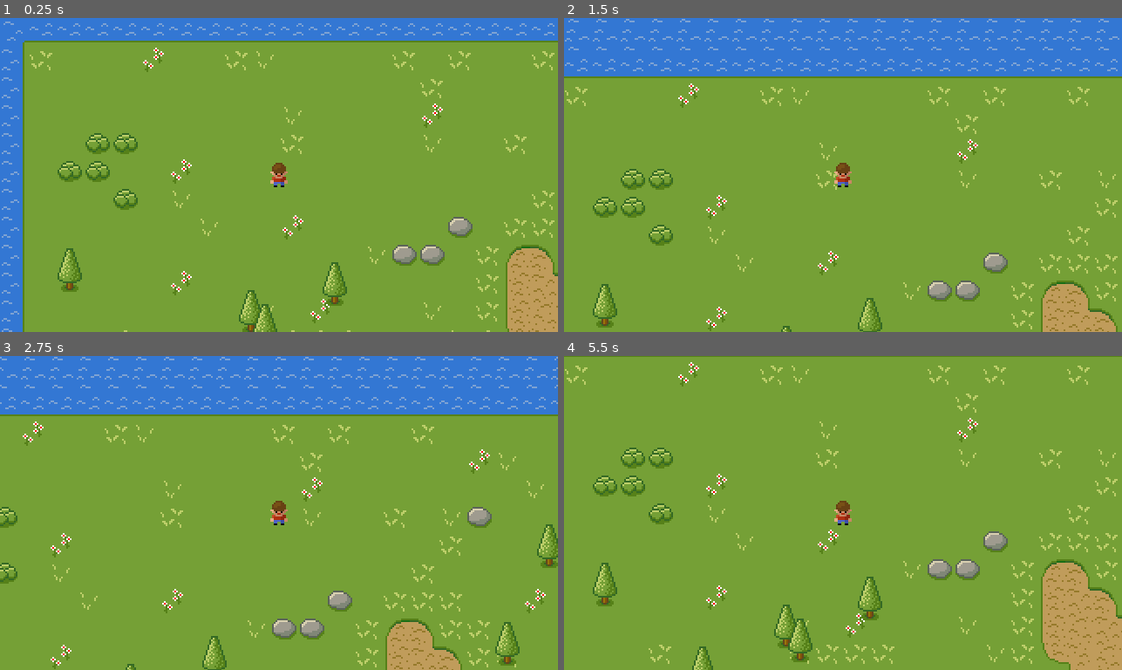
Above: before the commit, frames 1-4 (two rows, left to right).
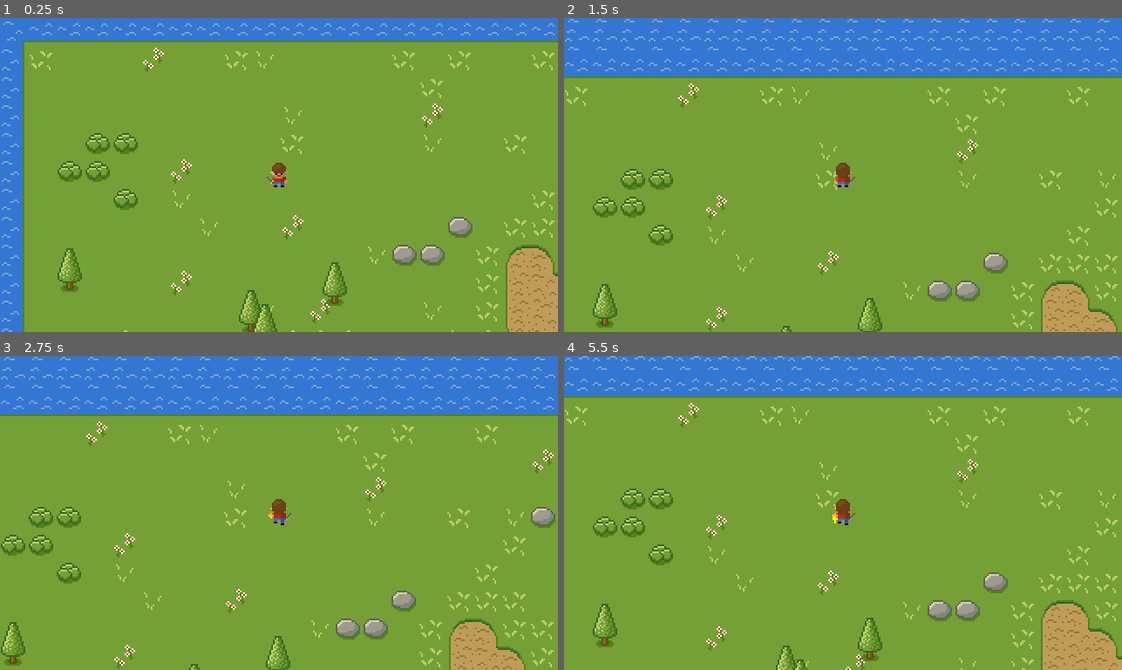
Above: after the commit, the same moments.

Repository: davidepesce/SimpleRPG
Game: Godot game, scene res://Scenes/Main.tscn
The game is run twice, just before and just after one commit, with the same random seed, the same clock (stepped at 60 frames per second) and the same inputs.
Inputs (mouse positions are in pixels of both pictures, inside the frame that each line leads up to):
- Up to frame 1 (0.25 s): no input
- Up to frame 2 (1.5 s): tap Enter at 0.5 s; drag from (843, 175) to (898, 105) at 0.52 s; drag from (731, 190) to (815, 237) at 1.27 s
- Up to frame 3 (2.75 s): tap Space (attack, bound only after the commit) at 2 s; move the mouse to (334, 443) at 2.02 s; hold Right (ui_right) from 2.03 s (still down); hold Space (attack, bound only after the commit) from 2.03 s (still down); tap Ctrl (fireball, bound only after the commit) at 2.3 s
- Up to frame 4 (5.5 s): release Right (ui_right) at 2.75 s; release Space (attack, bound only after the commit) at 2.75 s; drag from (815, 575) to (675, 465) at 2.77 s; tap Enter at 3.5 s; move the mouse to (1010, 560) at 3.52 s; hold Left (ui_left) 3.53-4.25 s; hold Space (attack, bound only after the commit) 3.53-4.25 s; tap Ctrl (fireball, bound only after the commit) at 3.8, 5.3 s; drag from (675, 465) to (759, 434) at 4.27 s; tap Space (attack, bound only after the commit) at 5 s; move the mouse to (870, 513) at 5.02 s; hold Down (ui_down) from 5.03 s (still down); hold Space (attack, bound only after the commit) from 5.03 s (still down); click (870, 513) at 5.17 s

The runs differ from the first frame. In frame 1, less than 0.1% of the frame differs, in the area x 47-50%, y 50-53%; in frame 2, less than 0.1%; in frame 3, 12%; in frame 4, 23%, in the area x 0-100%, y 0-100%.

Commit message:
Updated to tutorial 8

Diff:
--- a/Entities/Player/Player.gd
+++ b/Entities/Player/Player.gd
@@ -2,6 +2,10 @@
 
 # Player movement speed
 export var speed = 75
+
+# Animation variables
+var last_direction = Vector2(0, 1)
+var attack_playing = false
 
 # Player dragging flag
 var drag_enabled = false
@@ -17,7 +21,7 @@
 	if abs(direction.x) == 1 and abs(direction.y) == 1:
 		direction = direction.normalized()
 
-	# Apply movement
+	# Calculate movement
 	var movement = speed * direction * delta
 
 	# If dragging is enabled, use mouse position to calculate movement
@@ -25,9 +29,20 @@
 		var new_position = get_global_mouse_position()
 		movement = new_position - position;
 		if movement.length() > (speed * delta):
-			movement = speed * delta * movement.normalized()
+			direction = movement.normalized()
+			movement = speed * delta * direction
+		else:
+			direction = movement / speed
 
+	if attack_playing:
+		movement = 0.3 * movement
+
+	# Execute movement
 	move_and_collide(movement)
+
+	# Animate player based on direction
+	if not attack_playing:
+		animates_player(direction)
 
 
 func _input_event(viewport, event, shape_idx):
@@ -40,3 +55,45 @@
 	if event is InputEventMouseButton:
 		if event.button_index == BUTTON_LEFT and not event.pressed:
 			drag_enabled = false
+
+	if event.is_action_pressed("attack"):
+		attack_playing = true
+		var animation = get_animation_direction(last_direction) + "_attack"
+		$Sprite.play(animation)
+	elif event.is_action_pressed("fireball"):
+		attack_playing = true
+		var animation = get_animation_direction(last_direction) + "_fireball"
+		$Sprite.play(animation)
+
+
+func get_animation_direction(direction: Vector2):
+	var norm_direction = direction.normalized()
+	if norm_direction.y >= 0.707:
+		return "down"
+	elif norm_direction.y <= -0.707:
+		return "up"
+	elif norm_direction.x <= -0.707:
+		return "left"
+	elif norm_direction.x >= 0.707:
+		return "right"
+
+
+func animates_player(direction: Vector2):
+	if direction != Vector2.ZERO:
+		# gradually update last_direction to counteract the bounce of the analog stick
+		last_direction = 0.5 * last_direction + 0.5 * direction
+
+		# Choose walk animation based on movement direction
+		var animation = get_animation_direction(last_direction) + "_walk"
+
+		# Choose FPS based on movement speed and then play the walk animation
+		$Sprite.frames.set_animation_speed(animation, 2 + 8 * direction.length())
+		$Sprite.play(animation)
+	else:
+		# Choose idle animation based on last movement direction and play it
+		var animation = get_animation_direction(last_direction) + "_idle"
+		$Sprite.play(animation)
+
+
+func _on_Sprite_animation_finished():
+	attack_playing = false
--- a/Scenes/Main.tscn
+++ b/Scenes/Main.tscn
@@ -1,10 +1,124 @@
-[gd_scene load_steps=5 format=2]
+[gd_scene load_steps=37 format=2]
 
 [ext_resource path="res://Entities/Player/Player.gd" type="Script" id=1]
-[ext_resource path="res://Entities/Player/player.png" type="Texture" id=2]
-[ext_resource path="res://Tilesets/MapTileset.tres" type="TileSet" id=3]
+[ext_resource path="res://Entities/Player/player_down_idle_1.png" type="Texture" id=2]
+[ext_resource path="res://Entities/Player/player_down_attack_1.png" type="Texture" id=3]
+[ext_resource path="res://Entities/Player/player_down_attack_2.png" type="Texture" id=4]
+[ext_resource path="res://Entities/Player/player_right_idle_1.png" type="Texture" id=5]
+[ext_resource path="res://Entities/Player/player_right_fireball_1.png" type="Texture" id=6]
+[ext_resource path="res://Entities/Player/player_right_fireball_2.png" type="Texture" id=7]
+[ext_resource path="res://Entities/Player/player_right_idle_2.png" type="Texture" id=8]
+[ext_resource path="res://Entities/Player/player_right_walk_1.png" type="Texture" id=9]
+[ext_resource path="res://Entities/Player/player_right_walk_2.png" type="Texture" id=10]
+[ext_resource path="res://Entities/Player/player_down_fireball_1.png" type="Texture" id=11]
+[ext_resource path="res://Entities/Player/player_down_fireball_2.png" type="Texture" id=12]
+[ext_resource path="res://Entities/Player/player_right_attack_1.png" type="Texture" id=13]
+[ext_resource path="res://Entities/Player/player_right_attack_2.png" type="Texture" id=14]
+[ext_resource path="res://Entities/Player/player_down_walk_1.png" type="Texture" id=15]
+[ext_resource path="res://Entities/Player/player_down_walk_2.png" type="Texture" id=16]
+[ext_resource path="res://Entities/Player/player_up_idle_1.png" type="Texture" id=17]
+[ext_resource path="res://Entities/Player/player_up_idle_2.png" type="Texture" id=18]
+[ext_resource path="res://Entities/Player/player_up_fireball_1.png" type="Texture" id=19]
+[ext_resource path="res://Entities/Player/player_up_fireball_2.png" type="Texture" id=20]
+[ext_resource path="res://Entities/Player/player_up_attack_1.png" type="Texture" id=21]
+[ext_resource path="res://Entities/Player/player_up_attack_2.png" type="Texture" id=22]
+[ext_resource path="res://Entities/Player/player_up_walk_1.png" type="Texture" id=23]
+[ext_resource path="res://Entities/Player/player_up_walk_2.png" type="Texture" id=24]
+[ext_resource path="res://Entities/Player/player_left_idle_1.png" type="Texture" id=25]
+[ext_resource path="res://Entities/Player/player_left_walk_1.png" type="Texture" id=26]
+[ext_resource path="res://Entities/Player/player_left_walk_2.png" type="Texture" id=27]
+[ext_resource path="res://Entities/Player/player_left_idle_2.png" type="Texture" id=28]
+[ext_resource path="res://Entities/Player/player_left_attack_1.png" type="Texture" id=29]
+[ext_resource path="res://Entities/Player/player_left_attack_2.png" type="Texture" id=30]
+[ext_resource path="res://Entities/Player/player_down_idle_2.png" type="Texture" id=31]
+[ext_resource path="res://Entities/Player/player_left_fireball_1.png" type="Texture" id=32]
+[ext_resource path="res://Entities/Player/player_left_fireball_2.png" type="Texture" id=33]
+[ext_resource path="res://Tilesets/MapTileset.tres" type="TileSet" id=34]
 
-[sub_resource type="RectangleShape2D" id=1]
+[sub_resource type="SpriteFrames" id=3]
+animations = [ {
+"frames": [ ExtResource( 2 ), ExtResource( 3 ), ExtResource( 4 ) ],
+"loop": false,
+"name": "down_attack",
+"speed": 7.0
+}, {
+"frames": [ ExtResource( 5 ), ExtResource( 6 ), ExtResource( 7 ) ],
+"loop": false,
+"name": "right_fireball",
+"speed": 7.0
+}, {
+"frames": [ ExtResource( 5 ), ExtResource( 8 ) ],
+"loop": true,
+"name": "right_idle",
+"speed": 1.0
+}, {
+"frames": [ ExtResource( 5 ), ExtResource( 9 ), ExtResource( 5 ), ExtResource( 10 ) ],
+"loop": true,
+"name": "right_walk",
+"speed": 10.0
+}, {
+"frames": [ ExtResource( 2 ), ExtResource( 11 ), ExtResource( 12 ) ],
+"loop": false,
+"name": "down_fireball",
+"speed": 7.0
+}, {
+"frames": [ ExtResource( 5 ), ExtResource( 13 ), ExtResource( 14 ) ],
+"loop": false,
+"name": "right_attack",
+"speed": 7.0
+}, {
+"frames": [ ExtResource( 2 ), ExtResource( 15 ), ExtResource( 2 ), ExtResource( 16 ) ],
+"loop": true,
+"name": "down_walk",
+"speed": 10.0
+}, {
+"frames": [ ExtResource( 17 ), ExtResource( 18 ) ],
+"loop": true,
+"name": "up_idle",
+"speed": 1.0
+}, {
+"frames": [ ExtResource( 17 ), ExtResource( 19 ), ExtResource( 20 ) ],
+"loop": false,
+"name": "up_fireball",
+"speed": 7.0
+}, {
+"frames": [ ExtResource( 17 ), ExtResource( 21 ), ExtResource( 22 ) ],
+"loop": false,
+"name": "up_attack",
+"speed": 7.0
+}, {
+"frames": [ ExtResource( 17 ), ExtResource( 23 ), ExtResource( 17 ), ExtResource( 24 ) ],
+"loop": true,
+"name": "up_walk",
+"speed": 10.0
+}, {
+"frames": [ ExtResource( 25 ), ExtResource( 26 ), ExtResource( 25 ), ExtResource( 27 ) ],
+"loop": true,
+"name": "left_walk",
+"speed": 10.0
+}, {
+"frames": [ ExtResource( 25 ), ExtResource( 28 ) ],
+"loop": true,
+"name": "left_idle",
+"speed": 1.0
+}, {
+"frames": [ ExtResource( 25 ), ExtResource( 29 ), ExtResource( 30 ) ],
+"loop": false,
+"name": "left_attack",
+"speed": 7.0
+}, {
+"frames": [ ExtResource( 2 ), ExtResource( 31 ) ],
+"loop": true,
+"name": "down_idle",
+"speed": 1.0
+}, {
+"frames": [ ExtResource( 25 ), ExtResource( 32 ), ExtResource( 33 ) ],
+"loop": false,
+"name": "left_fireball",
+"speed": 7.0
+} ]
+
+[sub_resource type="RectangleShape2D" id=2]
 extents = Vector2( 5, 7 )
 
 [node name="Root" type="Node"]
@@ -15,17 +129,19 @@
 input_pickable = true
 script = ExtResource( 1 )
 
-[node name="Sprite" type="Sprite" parent="Player"]
-texture = ExtResource( 2 )
+[node name="Sprite" type="AnimatedSprite" parent="Player"]
+frames = SubResource( 3 )
+animation = "down_idle"
+playing = true
 
 [node name="CollisionShape2D" type="CollisionShape2D" parent="Player"]
-shape = SubResource( 1 )
+shape = SubResource( 2 )
 
 [node name="Camera2D" type="Camera2D" parent="Player"]
 current = true
 
 [node name="TileMap" type="TileMap" parent="."]
-tile_set = ExtResource( 3 )
+tile_set = ExtResource( 34 )
 cell_size = Vector2( 16, 16 )
 cell_y_sort = true
 format = 1
@@ -33,7 +149,8 @@
 
 [node name="Tree TileMap" type="TileMap" parent="."]
 z_index = 2
-tile_set = ExtResource( 3 )
+tile_set = ExtResource( 34 )
 cell_size = Vector2( 8, 8 )
 format = 1
-tile_data = PoolIntArray( 393277, 4, 0, 524348, 4, 0, 589871 …(388 unchanged characters)… , 0, 3866698, 4, 0, 3866702, 4, 0, 3932236, 4, 0, 3932243, 4, 0, 3997769, 4, 0, 3997774, 4, 0, 4063307, 4, 0, 4128832, 4, 0, 4390993, 4, 0, 4718685, 4, 0, 4980746, 4, 0, 4980754, 4, 0, 5046281, 4, 0, 5111823, 4, 0, 5177354, 4, 0, 5177360, 4, 0, 5701660, 4, 0, 5701718, 4, 0, 57 …(163 unchanged characters)…
+tile_data = PoolIntArray( 393277, 4, 0, 524348, 4, 0, 589871 …(388 unchanged characters)… , 0, 3866698, 4, 0, 3866702, 4, 0, 3932222, 4, 0, 3932236, 4, 0, 3932243, 4, 0, 3997769, 4, 0, 3997774, 4, 0, 4063307, 4, 0, 4390993, 4, 0, 4718685, 4, 0, 4980746, 4, 0, 4980754, 4, 0, 5046281, 4, 0, 5177354, 4, 0, 5177360, 4, 0, 5242897, 4, 0, 5701660, 4, 0, 5701718, 4, 0, 57 …(163 unchanged characters)…
+[connection signal="animation_finished" from="Player/Sprite" to="Player" method="_on_Sprite_animation_finished"]
--- a/project.godot
+++ b/project.godot
@@ -62,6 +62,23 @@
 , Object(InputEventJoypadMotion,"resource_local_to_scene":false,"resource_name":"","device":0,"axis":1,"axis_value":1.0,"script":null)
  ]
 }
+ui_end={
+"deadzone": 0.5,
+"events": [ Object(InputEventKey,"resource_local_to_scene":false,"resource_name":"","device":0,"alt":false,"shift":false,"control":false,"meta":false,"command":false,"pressed":false,"scancode":16777230,"unicode":0,"echo":false,"script":null)
+ ]
+}
+attack={
+"deadzone": 0.5,
+"events": [ Object(InputEventKey,"resource_local_to_scene":false,"resource_name":"","device":0,"alt":false,"shift":false,"control":false,"meta":false,"command":false,"pressed":false,"scancode":32,"unicode":0,"echo":false,"script":null)
+, Object(InputEventJoypadButton,"resource_local_to_scene":false,"resource_name":"","device":0,"button_index":2,"pressure":0.0,"pressed":false,"script":null)
+ ]
+}
+fireball={
+"deadzone": 0.5,
+"events": [ Object(InputEventKey,"resource_local_to_scene":false,"resource_name":"","device":0,"alt":false,"shift":false,"control":false,"meta":false,"command":false,"pressed":false,"scancode":16777238,"unicode":0,"echo":false,"script":null)
+, Object(InputEventJoypadButton,"resource_local_to_scene":false,"resource_name":"","device":0,"button_index":3,"pressure":0.0,"pressed":false,"script":null)
+ ]
+}
 
 [rendering]
 
Binary file removed: Entities/Player/player.png
Binary file added: Entities/Player/player_down_attack_1.png
Not shown, added: Entities/Player/player_down_attack_1.png.import
Binary file added: Entities/Player/player_down_attack_2.png
Not shown, added: Entities/Player/player_down_attack_2.png.import
Binary file added: Entities/Player/player_down_fireball_1.png
Not shown, added: Entities/Player/player_down_fireball_1.png.import
Binary file added: Entities/Player/player_down_fireball_2.png
Not shown, added: Entities/Player/player_down_fireball_2.png.import
Binary file added: Entities/Player/player_down_idle_1.png
Not shown, added: Entities/Player/player_down_idle_1.png.import
Binary file added: Entities/Player/player_down_idle_2.png
(and 54 more such lines)
